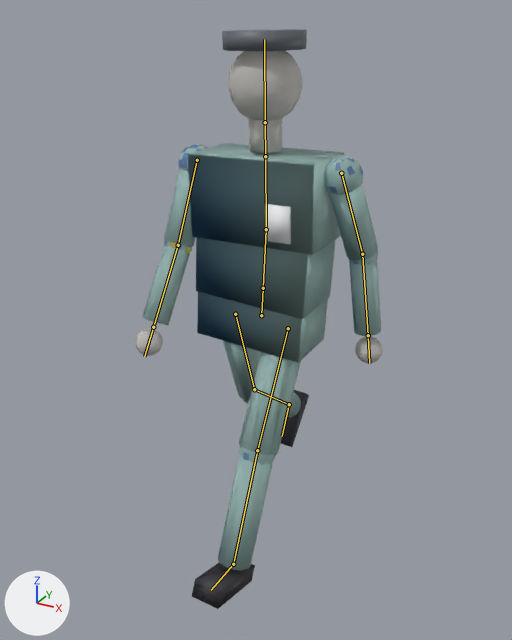
What one commit did to the Blender file SourceArt/Blender/Characters/Mannequin_Rig.blend.
Before and after are seen from a 50 mm camera at (1.035, -1.922, 1.862) aimed at (-0.028, 0.011, 0.895). Every picture has the same lights, and +X, +Y and +Z are marked at lower left. The older version comes first. Both versions are drawn at frame 1 of the action 'Walk'; the numbers are the values there. The bones that change, and the others that lie on the model, are drawn over the model as lines.

In view in the first picture: 'SK_Mannequin', 'SK_MannequinCustodian', 'SK_MannequinGuard'.
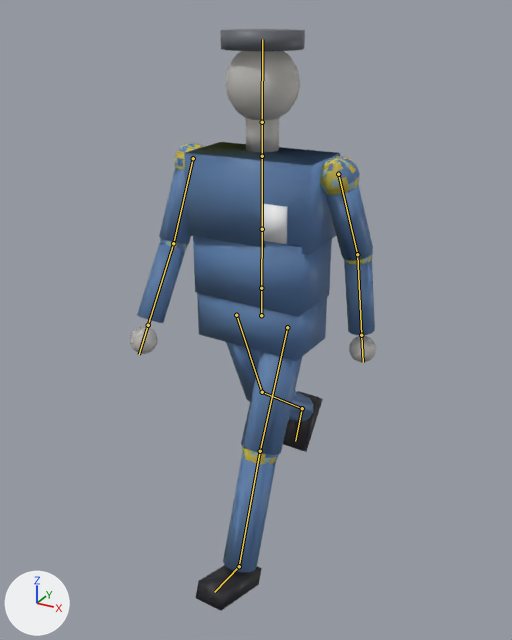
Diff of the bpy script that builds the scene:
```diff
--- a/SourceArt/Blender/Characters/Mannequin_Rig.blend.py
+++ b/SourceArt/Blender/Characters/Mannequin_Rig.blend.py
@@ bone_pelvis @@
 bone_pelvis = bpy.data.objects['Armature'].pose.bones['pelvis']  # child of 'root'
-bone_pelvis.rotation_euler = (0.0, 0.0, -0.0524)  # degrees (0, 0, -3)
+bone_pelvis.rotation_euler = (0.0, -0.0524, 0.0)  # degrees (0, -3, 0)
@@ bone_chest @@
 bone_chest = bpy.data.objects['Armature'].pose.bones['chest']  # child of 'spine'
-bone_chest.rotation_euler = (0.0, 0.0, 0.0698)  # degrees (0, 0, 4)
+bone_chest.rotation_euler = (0.0, 0.0698, 0.0)  # degrees (0, 4, 0)
```

What differs and where, as boxes (x1, y1, x2, y2) in the pictures (512 x 640 px):
'SK_Mannequin', posed: before (135, 51, 383, 464); after (130, 51, 375, 611)
'SK_MannequinCustodian', posed: before (136, 51, 383, 609); after (130, 51, 376, 465)
'SK_MannequinGuard', posed: before (135, 29, 307, 356); after (130, 29, 376, 458)
bone 'pelvis', root to tip: before (261, 315) to (263, 288); after (261, 315) to (261, 288)
bone 'chest', root to tip: before (266, 229) to (265, 156); after (262, 229) to (262, 156)
